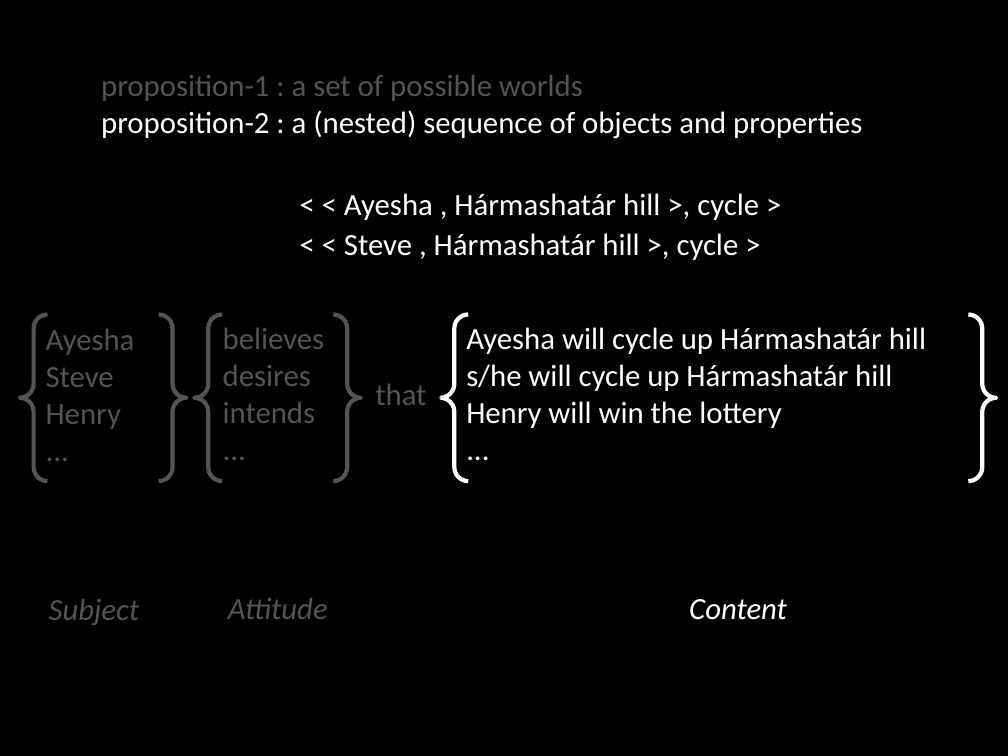
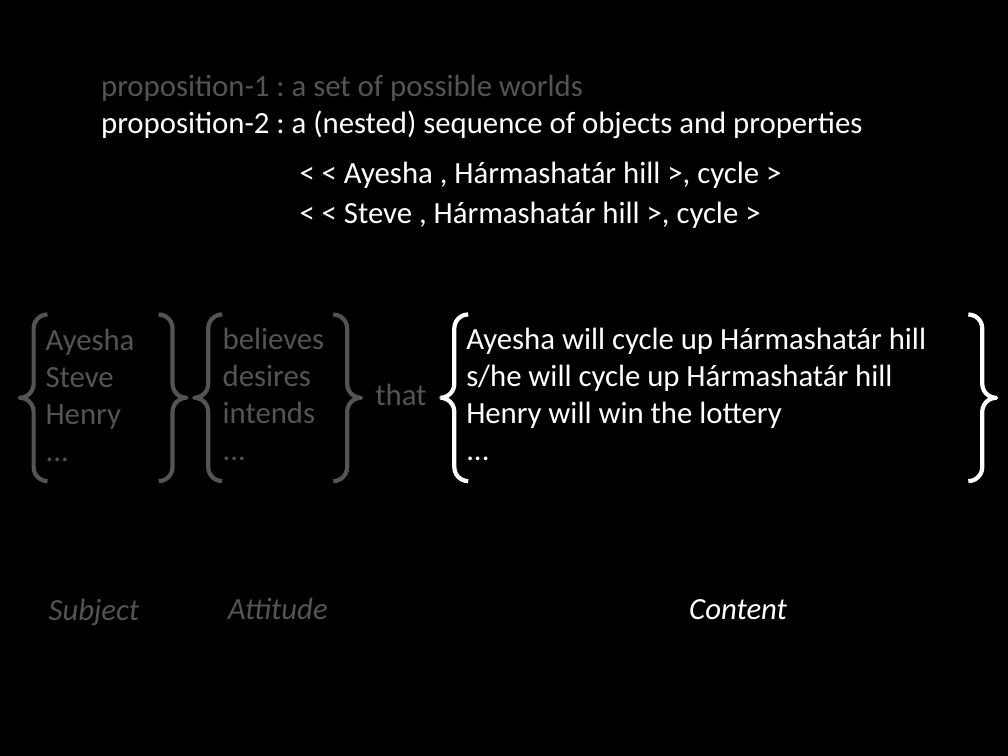
Before and after one commit to butterfill/lecture_mindreading_joint_action_philosophical_tools, a slide deck: slide 23 of lecture 02 what are mental states/lecture02.what are mental states.ppt.pptx (slide 20 before the commit). Drawn at 1008x756 pixels with LibreOffice and Linux fonts; fonts in the diff are those of the drawing. Boxes give left, top, right and bottom in pixels: in the first picture for what was removed or moved away, otherwise in the second. Text is boxed around its words. In the diff, an @@ line names an element or a change of style, - is before the commit and + after.

```diff
--- a/lecture 02 what are mental states/lecture02.what are mental states.ppt.pptx
+++ b/lecture 02 what are mental states/lecture02.what are mental states.ppt.pptx
@@ text "< < Ayesha , Hármashatár ...": place and size @@
-text "< < Ayesha , Hármashatár ..." at <box>344,193,759,220</box>
+text "< < Ayesha , Hármashatár ..." at <box>344,161,759,188</box>
@@ text "< < Steve , Hármashatár ...": place and size @@
-text "< < Steve , Hármashatár ..." at <box>344,233,739,260</box>
+text "< < Steve , Hármashatár ..." at <box>344,201,739,228</box>
```
Also in this commit, not shown: 4 other slides changed, 17 slides added, 10 other files.
